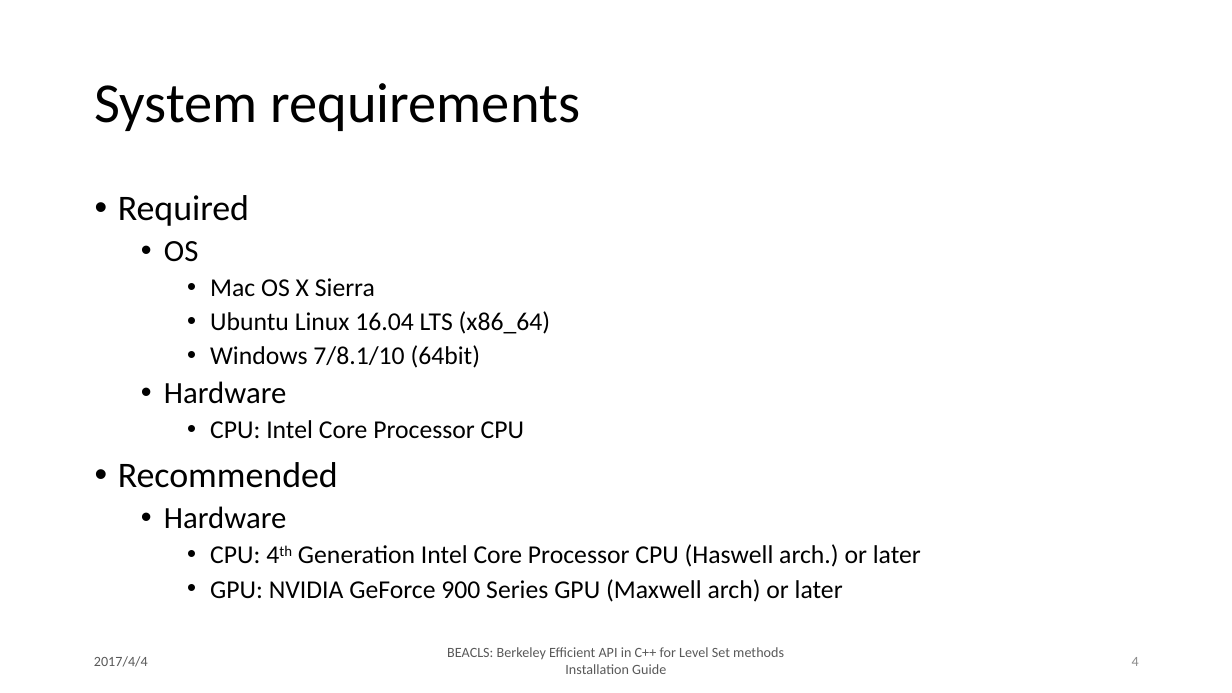
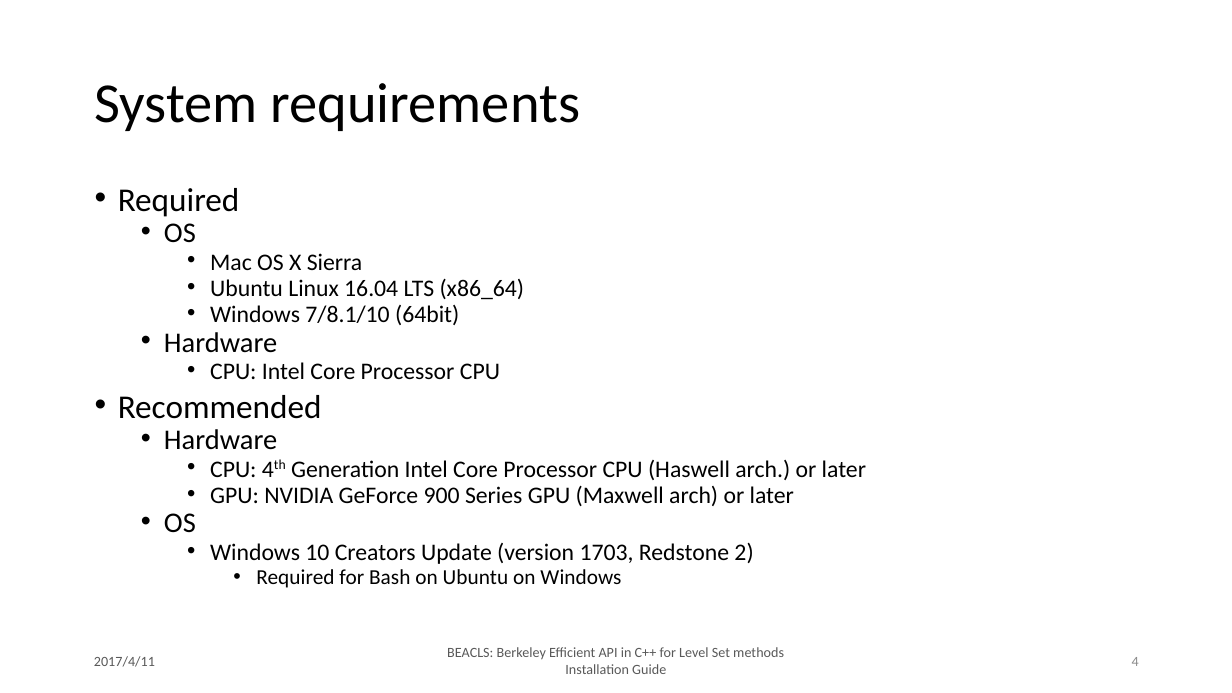
Before and after one commit to HJReachability/beacls, a slide deck: slide 4 of docs/slides/master/BEACLS_Installation_Guide.pptx. Drawn at 1232x693 pixels with LibreOffice and Linux fonts; fonts in the diff are those of the drawing. Boxes give left, top, right and bottom in pixels: in the first picture for what was removed or moved away, otherwise in the second. Text is boxed around its words. In the diff, an @@ line names an element or a change of style, - is before the commit and + after.

Commit message:
- Added installation guide for Bash on Ubuntu on Windows.

```diff
--- a/docs/slides/master/BEACLS_Installation_Guide.pptx
+++ b/docs/slides/master/BEACLS_Installation_Guide.pptx
@@ text at bbox=[118, 188, 866, 506]: size 28 to 25.9 pt in "Required", "Recommended"; size 24 to 22.2 pt in "OS", "Hardware", "Hardware"; size 20 to 18.5 pt in "Mac OS X Sierra", "Ubuntu Linux 16.04 LTS (x86_64)", "Windows 7/8.1/10 (64bit)", "CPU: Intel Core Processor CPU" and 2 more places; line spacing 0.9 to 0.7 @@
@@ text at bbox=[164, 513, 753, 588]: paragraphs added @@
+  • OS
+    • Windows 10 Creators Update (version 1703, Redstone 2)
+      • Required for Bash on Ubuntu on Windows
@@ text at bbox=[94, 656, 155, 667]: text changed @@
-2017/4/4
+2017/4/11
```
Also in this commit, not shown: 23 other slides changed, 4 slides added, 1 other file.
